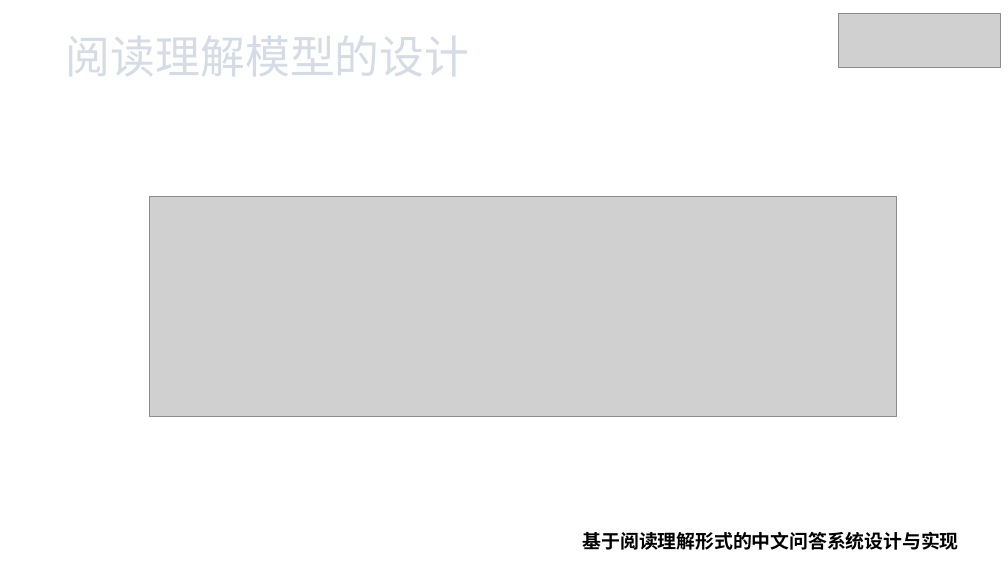
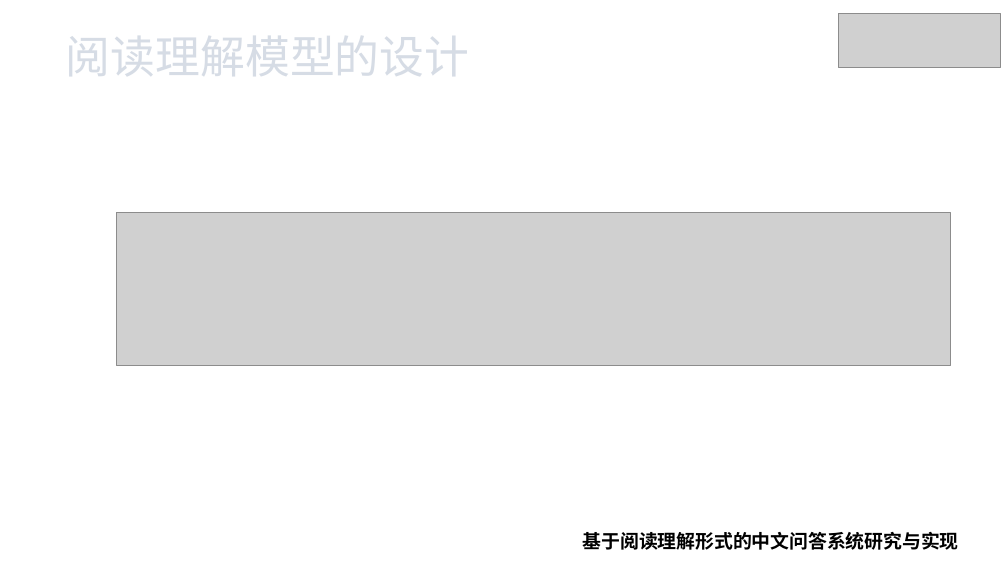
Before and after one commit to xhsun1997/ChineseMRC, a slide deck: slide 17 of 孙相会.pptx (slide 15 before the commit). Drawn at 1008x567 pixels with LibreOffice and Linux fonts; fonts in the diff are those of the drawing; grey boxes stand for pictures; background and template pictures are left out. Boxes give left, top, right and bottom in pixels: in the first picture for what was removed or moved away, otherwise in the second. Text is boxed around its words. In the diff, an @@ line names an element or a change of style, - is before the commit and + after.

```diff
--- a/孙相会.pptx
+++ b/孙相会.pptx
@@ picture: place and size @@
-picture at (150,197,897,416)
+picture at (117,212,951,365)
@@ text at (583,532,959,550): text changed @@
-基于阅读理解形式的中文问答系统设计与实现
+基于阅读理解形式的中文问答系统研究与实现
```
Also in this commit, not shown: 14 other slides changed, 6 slides added, 1 slide removed, 6 other files.
